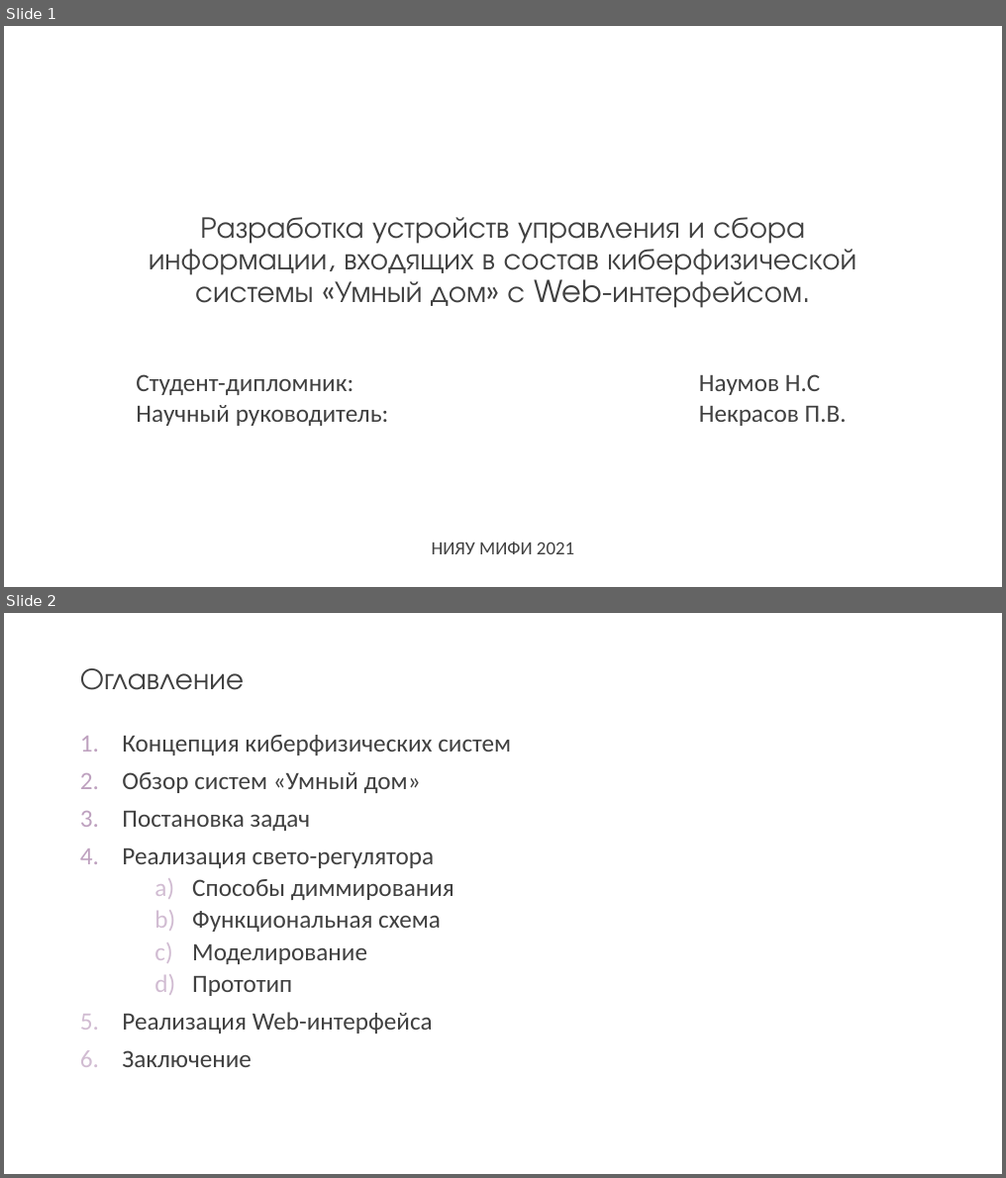
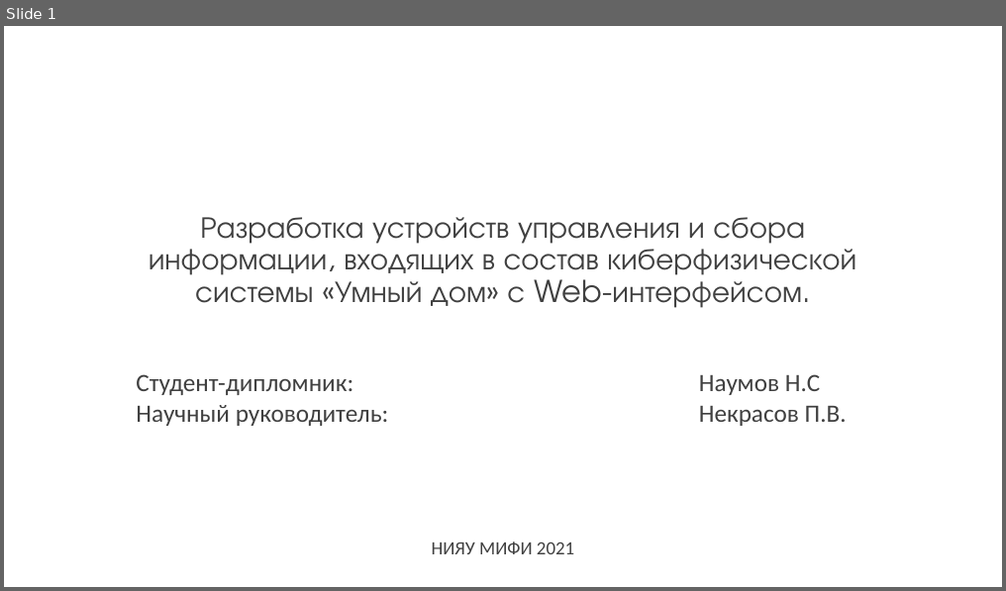
Before and after one commit to kaf3/dimmer, a slide deck: Презентация1.pptx. Shown one above the other, each under a label of ours: slides 1 and 2 before the commit, slide 1 after it. The pictures are 1006x1178 and 1006x591 pixels, drawn with LibreOffice and Linux fonts; fonts in the diff are those of the drawing. Boxes give left, top, right and bottom in pixels: in the first picture for what was removed or moved away, otherwise in the second. Text is boxed around its words. In the diff, an @@ line names an element or a change of style, - is before the commit and + after.

```diff
--- a/Презентация1.pptx
+++ b/Презентация1.pptx
@@ slide 2 removed at (x1=4, y1=613, x2=1002, y2=1174), background #FFFFFF @@
@@ title removed at (x1=80, y1=668, x2=244, y2=690) @@
-Оглавление
@@ text removed at (x1=122, y1=735, x2=511, y2=1067) @@
-1. Концепция киберфизических систем
-2. Обзор систем «Умный дом»
-3. Постановка задач
-4. Реализация свето-регулятора
-  a) Способы диммирования
-  b) Функциональная схема
-  c) Моделирование
-  d) Прототип
-5. Реализация Web-интерфейса
-6. Заключение
```
Also in this commit, not shown: 8 slides changed, 3 slides added, 3 other slides removed, 15 other files.
